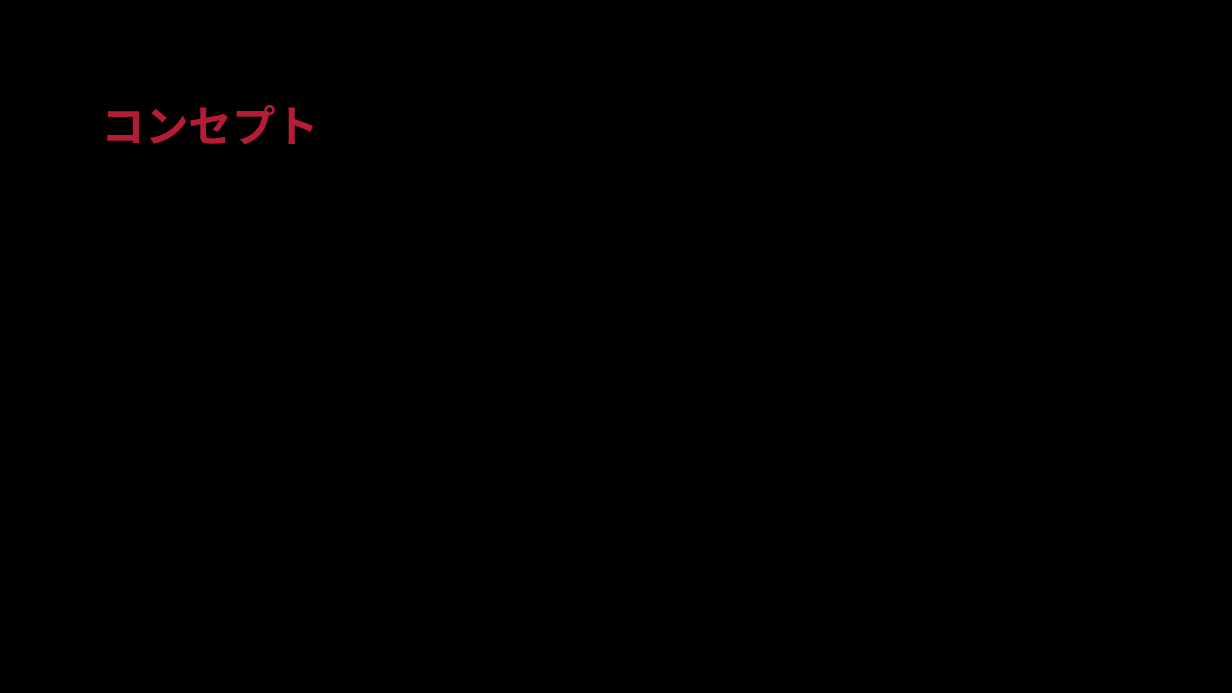
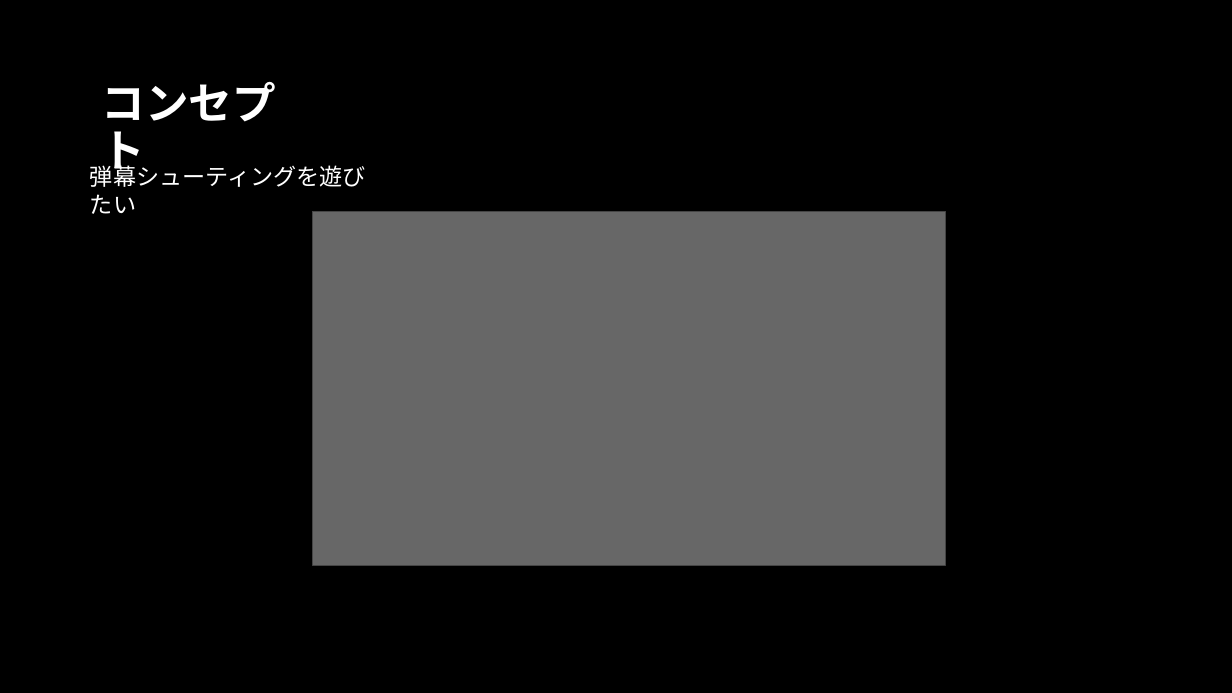
Before and after one commit to TAKU415/GameB, a slide deck: slide 2 of ゲーム説明用プレゼン.pptx (slide 3 before the commit). Drawn at 1232x693 pixels with LibreOffice and Linux fonts; fonts in the diff are those of the drawing; grey boxes stand for pictures; background and template pictures are left out. Boxes give left, top, right and bottom in pixels: in the first picture for what was removed or moved away, otherwise in the second. Text is boxed around its words. In the diff, an @@ line names an element or a change of style, - is before the commit and + after.

```diff
--- a/ゲーム説明用プレゼン.pptx
+++ b/ゲーム説明用プレゼン.pptx
@@ title "コンセプト" at (102,82,276,177): text colour #B51C36 to #FFFFFF @@
@@ text added at (90,162,366,214), 18 pt, text #FFFFFF @@
+弾幕シューティングを遊びたい
@@ picture added at (312,211,945,565) @@
@@ rectangle added at (312,211,967,595), fill #000000 at 50% opacity @@
```
Also in this commit, not shown: 2 other slides changed, 2 slides added, 1 slide removed, 6 other files.
